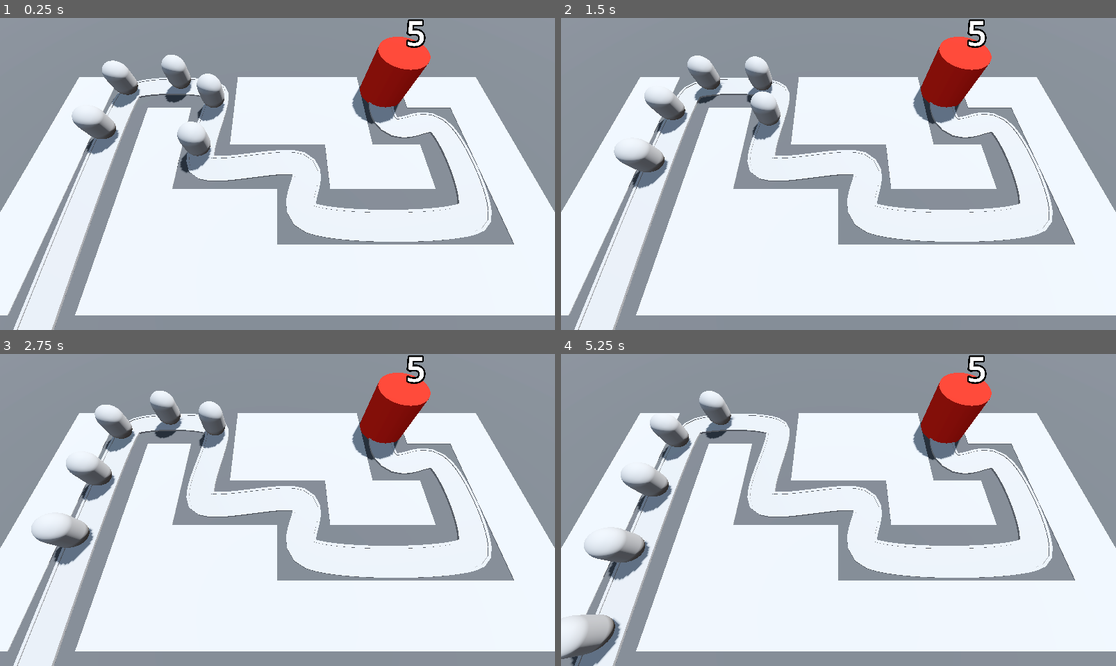
Above: before the commit, frames 1-4 (two rows, left to right).
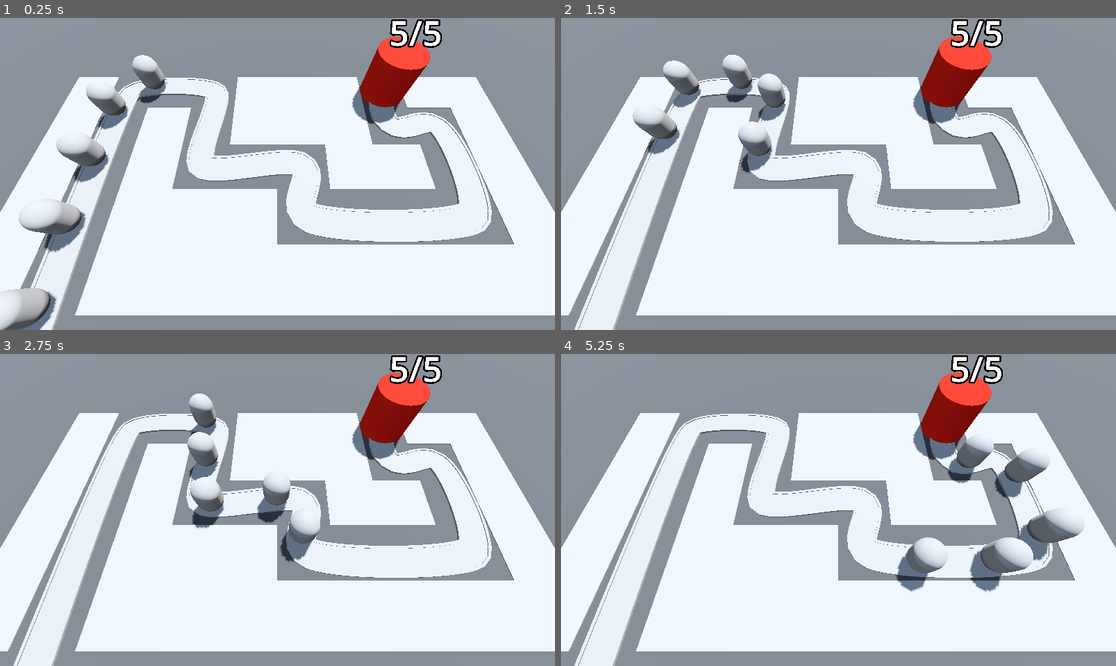
Above: after the commit, the same moments.

Repository: JonathanCarey13/BarbarrianBlaste
Game: Godot game, scene res://BaseLevel.tscn
Same seed, same stepped clock (60 frames per second), same inputs: the game is played once before the commit and once after it.
Inputs (mouse positions are in pixels of both pictures, inside the frame that each line leads up to):
- Up to frame 1 (0.25 s): no input
- Up to frame 2 (1.5 s): move the mouse to (960, 158) at 0.52 s; click (960, 158) at 0.6 s; move the mouse to (727, 189) at 1.27 s; click (727, 189) at 1.35 s
- Up to frame 3 (2.75 s): move the mouse to (333, 441) at 2.02 s; click (333, 441) at 2.1 s
- Up to frame 4 (5.25 s): move the mouse to (810, 572) at 2.77 s; click (810, 572) at 2.85 s; move the mouse to (1005, 556) at 3.52 s; click (1005, 556) at 3.6 s; move the mouse to (672, 463) at 4.27 s; click (672, 463) at 4.35 s; move the mouse to (866, 510) at 5.02 s; click (866, 510) at 5.1 s

The runs differ from the first frame. In frame 1, 7.2% of the frame differs, in the area x 0-80%, y 0-100%; in frame 2, 5.8%; in frame 3, 6.4%; in frame 4, 8.8%, in the area x 0-95%, y 0-100%.

Commit message:
added label stuff, added raycasting basics

Diff:
--- a/Base/Base.tscn
+++ b/Base/Base.tscn
@@ -18,5 +18,6 @@
 [node name="Label3D" type="Label3D" parent="."]
 transform = Transform3D(1, 0, 0, 0, 1, 0, 0, 0, 1, 0, 5.5, 0)
 billboard = 1
+text = "starting health"
 font_size = 500
 outline_size = 100
--- a/Base/base.gd
+++ b/Base/base.gd
@@ -1,21 +1,26 @@
 extends Node3D
 
 @export var max_health: int = 5
+var player_name: String = "Jonathan"
+var favorite_number: int = 13
+
 
 var current_health: int:
 	set(health_in):
 		current_health = health_in
 		print("health was changed")
-		base_health.text = str(current_health)
+		label_3d.text = str(current_health) + "/" + str(max_health)
+		var red: Color = Color.RED
+		var white: Color = Color.WHITE
+		label_3d.modulate = red.lerp(white, float(current_health) / float(max_health))
 		if current_health < 1:
 			get_tree().reload_current_scene()
 
-@onready var base_health: Label3D = $Label3D
-
-
+@onready var label_3d: Label3D = $Label3D
 
 func _ready() -> void:
 	current_health = max_health
+	print("Hello " + player_name + " - "+ str(favorite_number))
 
 func take_damage() -> void:
 	print("Damage dealt to base!")
--- a/BaseLevel.tscn
+++ b/BaseLevel.tscn
@@ -1,5 +1,6 @@
-[gd_scene load_steps=9 format=3 uid="uid://cd34dfm3l1ax0"]
+[gd_scene load_steps=10 format=3 uid="uid://cd34dfm3l1ax0"]
 
+[ext_resource type="PackedScene" uid="uid://b5esgievoe5jb" path="res://RayPickerCamera/ray_picker_camera.tscn" id="1_fbyuq"]
 [ext_resource type="MeshLibrary" uid="uid://02vobfcfsqo1" path="res://MeshLibraries/SpaceLibrary.tres" id="1_gxana"]
 [ext_resource type="PackedScene" uid="uid://dq12v17sltko8" path="res://Enemy/enemy.tscn" id="2_m1mmh"]
 [ext_resource type="PackedScene" uid="uid://cibs6nf8ajxk7" path="res://Base/Base.tscn" id="3_hxjds"]
@@ -41,7 +42,7 @@
 [node name="WorldEnvironment" type="WorldEnvironment" parent="."]
 environment = SubResource("Environment_cf0nr")
 
-[node name="Camera3D" type="Camera3D" parent="."]
+[node name="RayPickerCamera" parent="." instance=ExtResource("1_fbyuq")]
 transform = Transform3D(1, 0, 0, 0, 0.422618, 0.906308, 0, -0.906308, 0.422618, 0, 14.5, 9.5)
 
 [node name="GridMap" type="GridMap" parent="."]
@@ -96,27 +97,27 @@
 
 [node name="Enemy" parent="Path3D" instance=ExtResource("2_m1mmh")]
 transform = Transform3D(0.999946, 0, 0, 0, 1, 0, 0, 0, 0.999946, -14, 0, 14)
-speed = 60.0
+speed = 10.0
 
 [node name="Enemy2" parent="Path3D" instance=ExtResource("2_m1mmh")]
 transform = Transform3D(0.999191, 0, 0.0388537, 0, 1, 0, -0.0388537, 0, 0.999191, -14.2235, 0, 9.00509)
 progress = 5.0
-speed = 60.0
+speed = 10.0
 
 [node name="Enemy3" parent="Path3D" instance=ExtResource("2_m1mmh")]
 transform = Transform3D(0.999652, 0, 0.0242793, 0, 1, 0, -0.0242793, 0, 0.999652, -14.3842, 0, 4.00765)
 progress = 10.0
-speed = 60.0
+speed = 10.0
 
 [node name="Enemy4" parent="Path3D" instance=ExtResource("2_m1mmh")]
 transform = Transform3D(0.99993, 0, -0.0057053, 0, 1, 0, 0.0057053, 0, 0.99993, -14.4427, 0, -0.991881)
 progress = 15.0
-speed = 60.0
+speed = 10.0
 
 [node name="Enemy5" parent="Path3D" instance=ExtResource("2_m1mmh")]
 transform = Transform3D(0.796409, 0, -0.60467, 0, 1, 0, 0.60467, 0, 0.796409, -14.0343, 0, -5.95161)
 progress = 20.0
-speed = 60.0
+speed = 10.0
 
 [node name="Base" parent="." instance=ExtResource("3_hxjds")]
 transform = Transform3D(1, 0, 0, 0, 1, 0, 0, 0, 1, 10, 0, -6)
--- /dev/null
+++ b/RayPickerCamera/ray_picker_camera.gd
@@ -0,0 +1,13 @@
+extends Camera3D
+
+@onready var ray_cast_3d: RayCast3D = $RayCast3D
+
+
+
+# Called every frame. 'delta' is the elapsed time since the previous frame.
+func _process(delta: float) -> void:
+	var mouse_position: Vector2 = get_viewport().get_mouse_position()
+	ray_cast_3d.target_position = project_local_ray_normal(mouse_position) * 100.0
+	ray_cast_3d.force_raycast_update()
+	if Input.is_action_just_pressed("Left_Click"):
+		prints(ray_cast_3d.get_collider(), ray_cast_3d.get_collision_point())
--- /dev/null
+++ b/RayPickerCamera/ray_picker_camera.tscn
@@ -0,0 +1,10 @@
+[gd_scene load_steps=2 format=3 uid="uid://b5esgievoe5jb"]
+
+[ext_resource type="Script" path="res://RayPickerCamera/ray_picker_camera.gd" id="1_fjf6t"]
+
+[node name="RayPickerCamera" type="Camera3D"]
+transform = Transform3D(1, 0, 0, 0, 0.422618, 0.906308, 0, -0.906308, 0.422618, 0, 0, 0)
+script = ExtResource("1_fjf6t")
+
+[node name="RayCast3D" type="RayCast3D" parent="."]
+target_position = Vector3(0, 0, -2)
--- a/project.godot
+++ b/project.godot
@@ -14,3 +14,11 @@
 run/main_scene="res://BaseLevel.tscn"
 config/features=PackedStringArray("4.2", "Forward Plus")
 config/icon="res://icon.svg"
+
+[input]
+
+Left_Click={
+"deadzone": 0.5,
+"events": [Object(InputEventMouseButton,"resource_local_to_scene":false,"resource_name":"","device":-1,"window_id":0,"alt_pressed":false,"shift_pressed":false,"ctrl_pressed":false,"meta_pressed":false,"button_mask":1,"position":Vector2(142, 15),"global_position":Vector2(146, 56),"factor":1.0,"button_index":1,"canceled":false,"pressed":true,"double_click":false,"script":null)
+]
+}
Not shown: 6 places in MeshLibraries/SpaceLibrary.tres that only renumber resources
